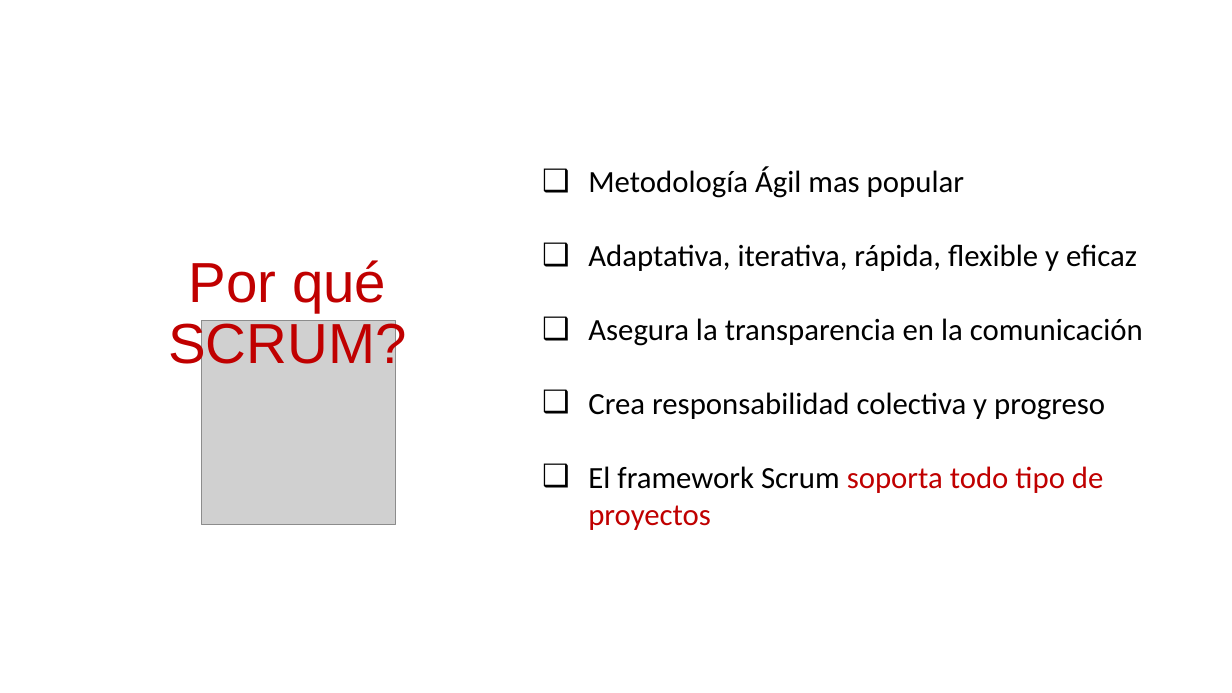
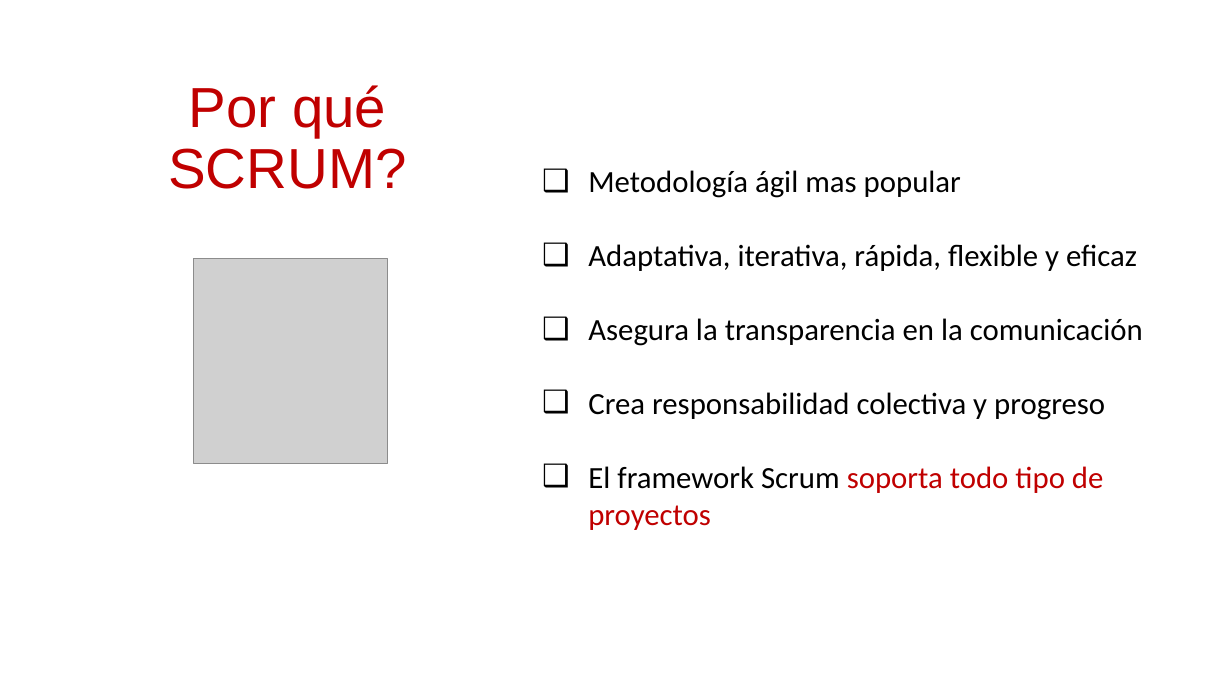
Before and after one commit to daniiel/cursos, a slide deck: slide 24 of Scrum/introduccion a scrum.pptx (slide 26 before the commit). Drawn at 1232x693 pixels with LibreOffice and Linux fonts; fonts in the diff are those of the drawing; grey boxes stand for pictures. Boxes give left, top, right and bottom in pixels: in the first picture for what was removed or moved away, otherwise in the second. Text is boxed around its words. In the diff, an @@ line names an element or a change of style, - is before the commit and + after.

```diff
--- a/Scrum/introduccion a scrum.pptx
+++ b/Scrum/introduccion a scrum.pptx
@@ text "Por qué SCRUM?" rewrapped from (168, 260, 406, 373) to (168, 85, 406, 189) @@
@@ text at (588, 170, 961, 198): text changed @@
-❑ Metodología Ágil mas popular
+❑ Metodología ágil mas popular
@@ picture: place and size @@
-picture at (201, 320, 396, 524)
+picture at (194, 259, 388, 463)
```
Also in this commit, not shown: 16 other slides changed, 2 slides removed, 4 other files.
